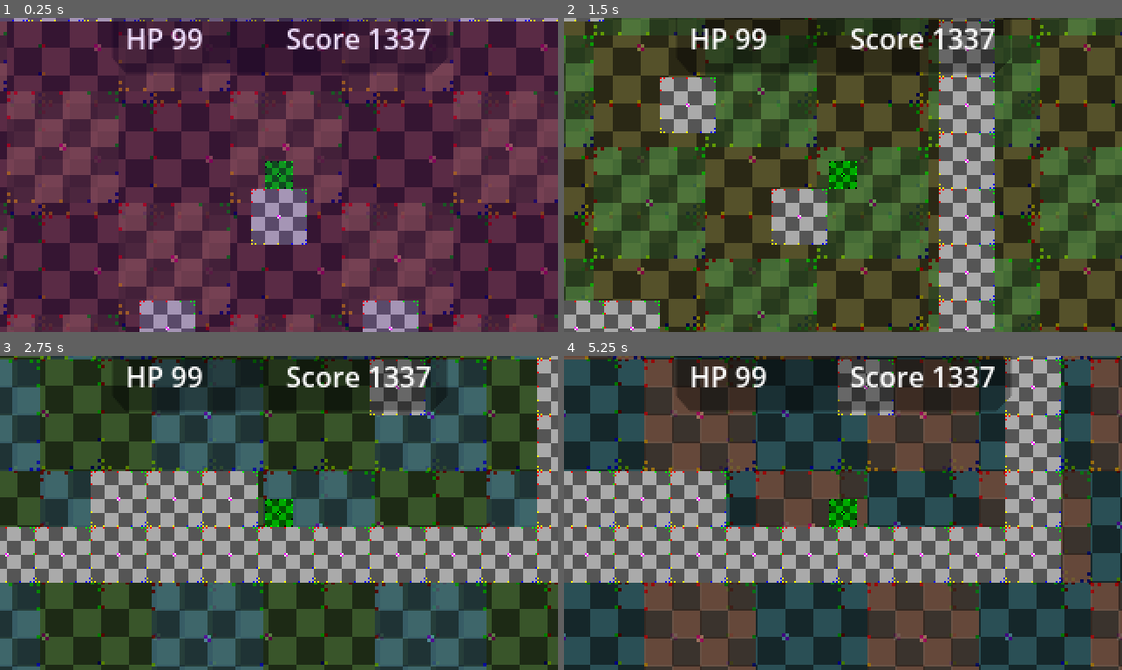
Above: before the commit, frames 1-4 (two rows, left to right).
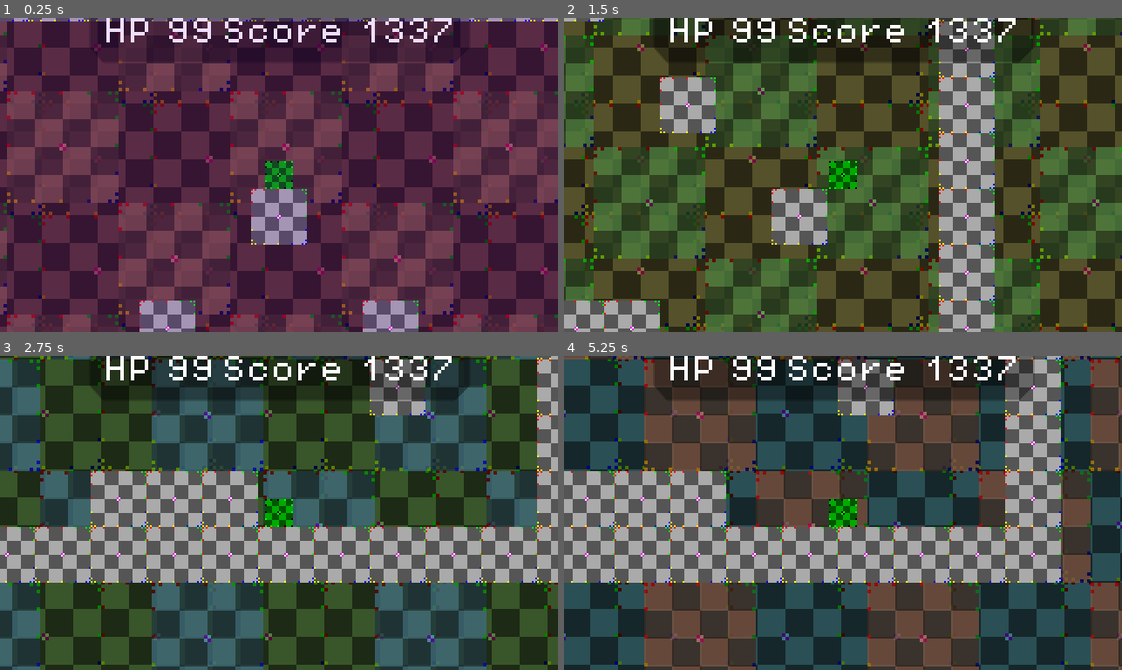
Above: after the commit, the same moments.

Repository: InvadingOctopus/comedot
Game: Godot game, scene res://Templates/Scenes/PlatformSceneTemplate.tscn
Two runs of this game, one before a commit and one after it. Both use one fixed random seed, a clock stepped at 60 frames per second and the inputs below.
Inputs (mouse positions are in pixels of both pictures, inside the frame that each line leads up to):
- Up to frame 1 (0.25 s): no input
- Up to frame 2 (1.5 s): move the mouse to (965, 159) at 0.52 s; hold Right (moveRight) from 0.53 s (still down); click (965, 159) at 0.6 s; tap Space (jump) at 0.77 s; move the mouse to (731, 190) at 1.27 s; right-click (731, 190) at 1.35 s
- Up to frame 3 (2.75 s): tap Space (jump) at 1.52 s; move the mouse to (334, 443) at 2.02 s; release Right (moveRight) at 2.03 s; hold Left (moveLeft) from 2.03 s (still down); click (334, 443) at 2.1 s
- Up to frame 4 (5.25 s): move the mouse to (815, 575) at 2.77 s; release Left (moveLeft) at 2.78 s; hold Right (moveRight) 2.78-4.28 s; right-click (815, 575) at 2.85 s; tap Space (jump) at 3.02, 3.77, 4.52 s; move the mouse to (1010, 560) at 3.52 s; click (1010, 560) at 3.6 s; tap F12 (debugBreak) at 4.15 s; move the mouse to (675, 465) at 4.27 s; hold Left (moveLeft) 4.28-5.03 s; right-click (675, 465) at 4.35 s; move the mouse to (870, 513) at 5.02 s; hold Right (moveRight) from 5.03 s (still down); click (870, 513) at 5.1 s

The runs differ from the first frame. In frame 1, 3.4% of the frame differs, in the area x 16-85%, y 0-18%; in frame 2, 3.8%; in frame 3, 3.7%; in frame 4, 4.1%, in the area x 15-85%, y 0-18%.
Error in both runs: Assertion failed: Debug Breakpoint Input Received (res://AutoLoad/GlobalInput.gd:65)

Commit message:
Set default font to PixelOperator8

Diff:
--- a/AutoLoad/Debug.tscn
+++ b/AutoLoad/Debug.tscn
@@ -1,9 +1,7 @@
 [gd_scene load_steps=3 format=3 uid="uid://byku6wanllr5n"]
 
 [ext_resource type="Script" path="res://AutoLoad/Debug.gd" id="1_rd14n"]
-
-[sub_resource type="SystemFont" id="SystemFont_jtaom"]
-font_names = PackedStringArray("Arial Black")
+[ext_resource type="FontFile" uid="uid://cbowgwltqkamb" path="res://Assets/Fonts/PixelOperator8-Bold.ttf" id="2_6qwn4"]
 
 [node name="Debug" type="CanvasLayer"]
 layer = 110
@@ -19,5 +17,5 @@
 offset_top = 8.0
 offset_right = 72.0
 offset_bottom = 48.0
-theme_override_fonts/font = SubResource("SystemFont_jtaom")
-theme_override_font_sizes/font_size = 10
+theme_override_fonts/font = ExtResource("2_6qwn4")
+theme_override_font_sizes/font_size = 8
--- a/project.godot
+++ b/project.godot
@@ -77,6 +77,10 @@
 interactions=""
 turnBased=""
 
+[gui]
+
+theme/custom_font="res://Assets/Fonts/PixelOperator8.ttf"
+
 [input]
 
 moveUp={
